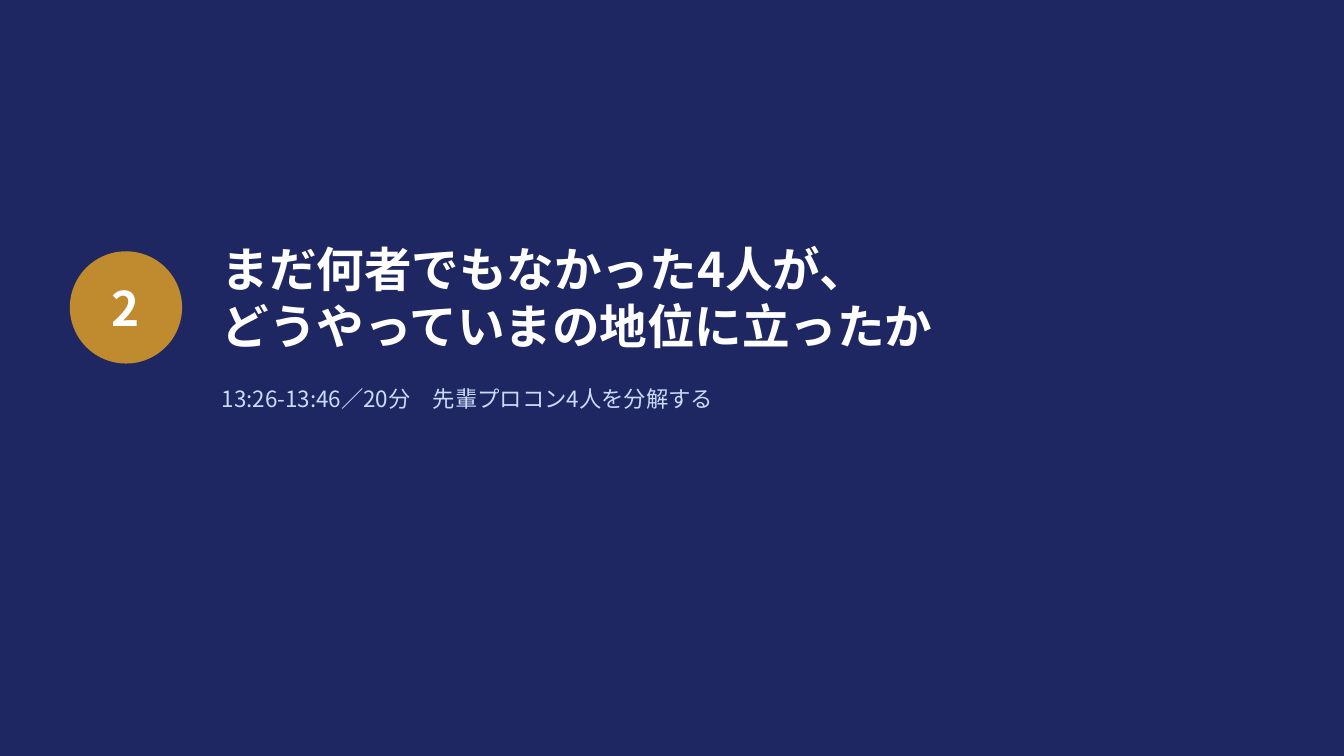
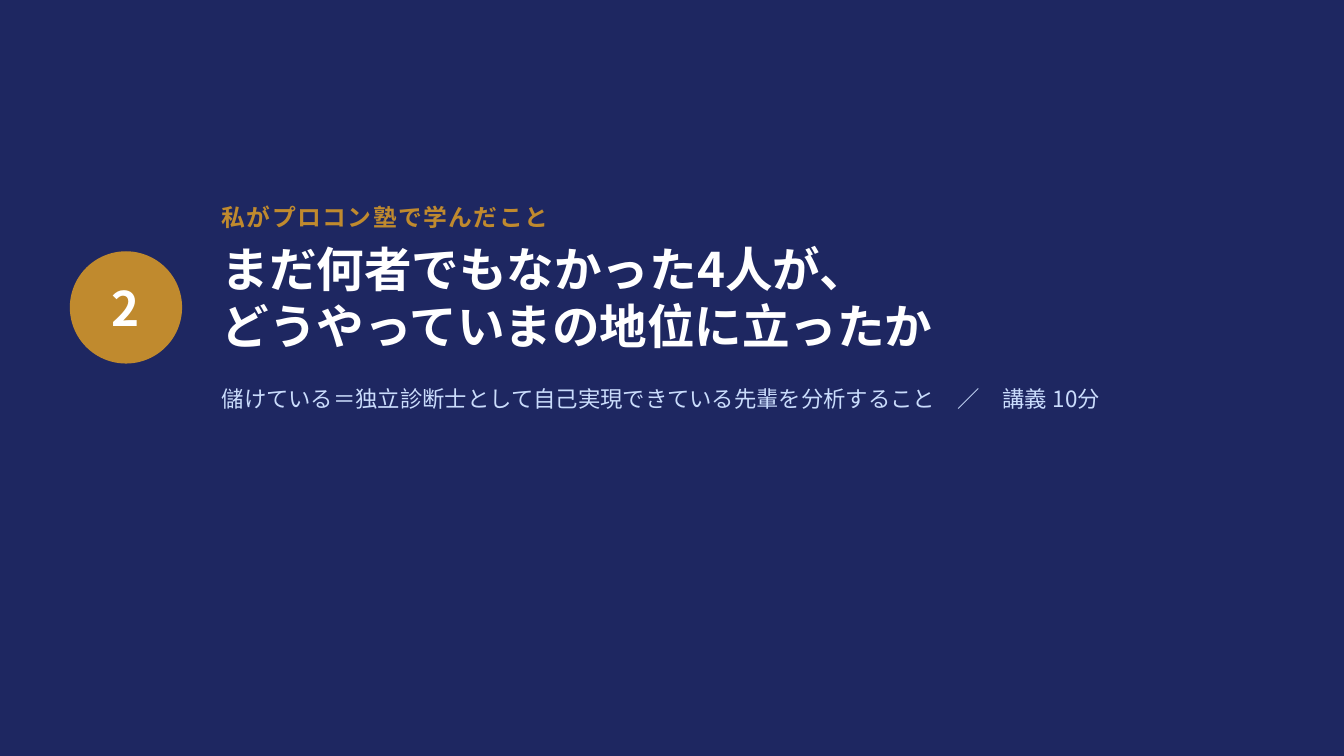
Before and after one commit to ahahi-biz/ahahi-hp, a slide deck: slide 14 of docs/lecture-johoku-procon.pptx (slide 11 before the commit). Drawn at 1344x756 pixels with LibreOffice and Linux fonts; fonts in the diff are those of the drawing. Boxes give left, top, right and bottom in pixels: in the first picture for what was removed or moved away, otherwise in the second. Text is boxed around its words. In the diff, an @@ line names an element or a change of style, - is before the commit and + after.

```diff
--- a/docs/lecture-johoku-procon.pptx
+++ b/docs/lecture-johoku-procon.pptx
@@ text added at box(222, 205, 548, 228), 17 pt, text #C08A2E, bold @@
+私がプロコン塾で学んだこと
@@ text at box(222, 388, 1100, 409): text changed @@
-13:26-13:46／20分 先輩プロコン4人を分解する
+儲けている＝独立診断士として自己実現できている先輩を分析すること ／ 講義 10分
```
Also in this commit, not shown: 25 other slides changed, 18 slides added, 5 slides removed, 3 other files.
